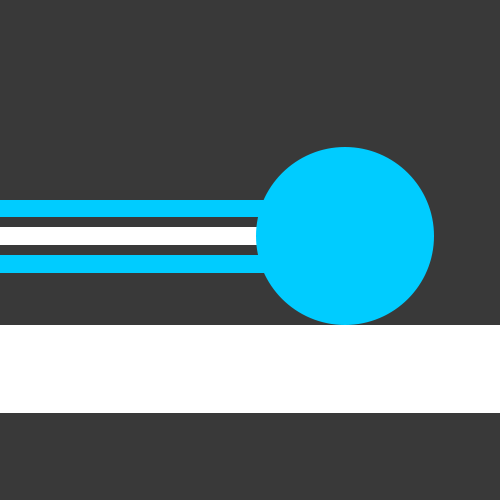
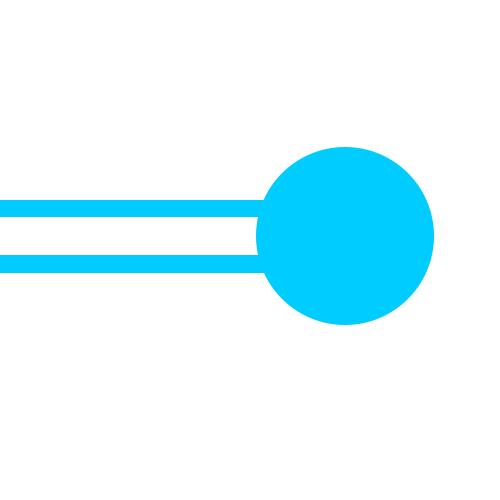
Layers edited between the first and the second 500×500 image:
hid "Слой 0" over <box>0,0,500,500</box>
